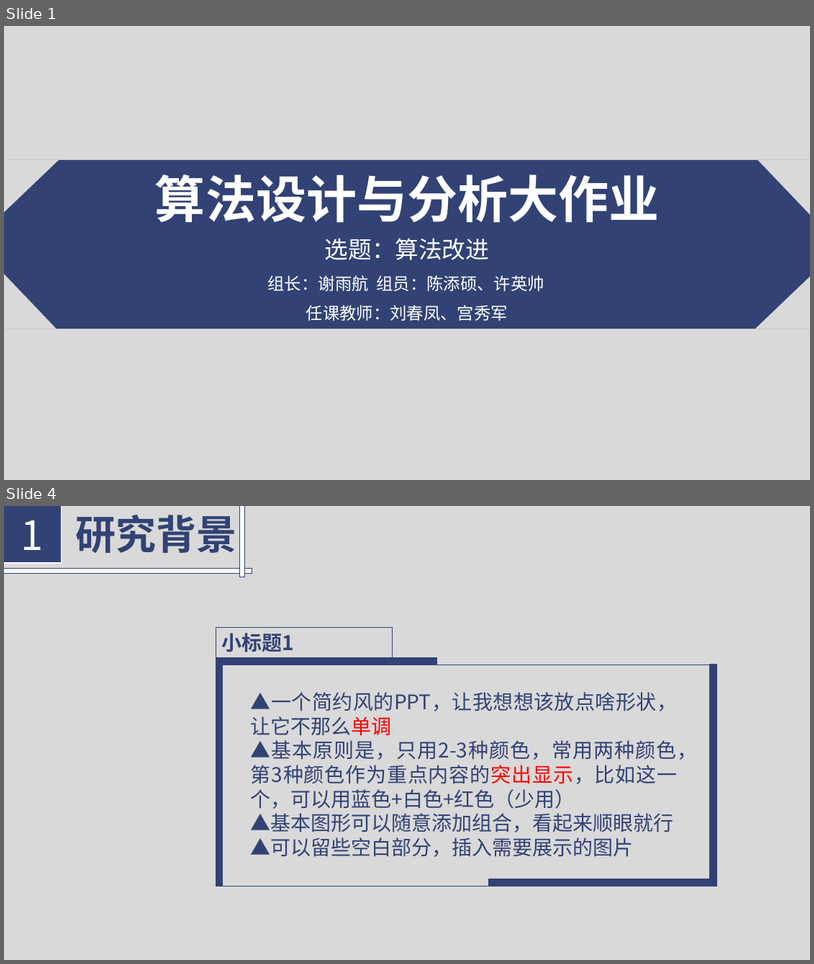
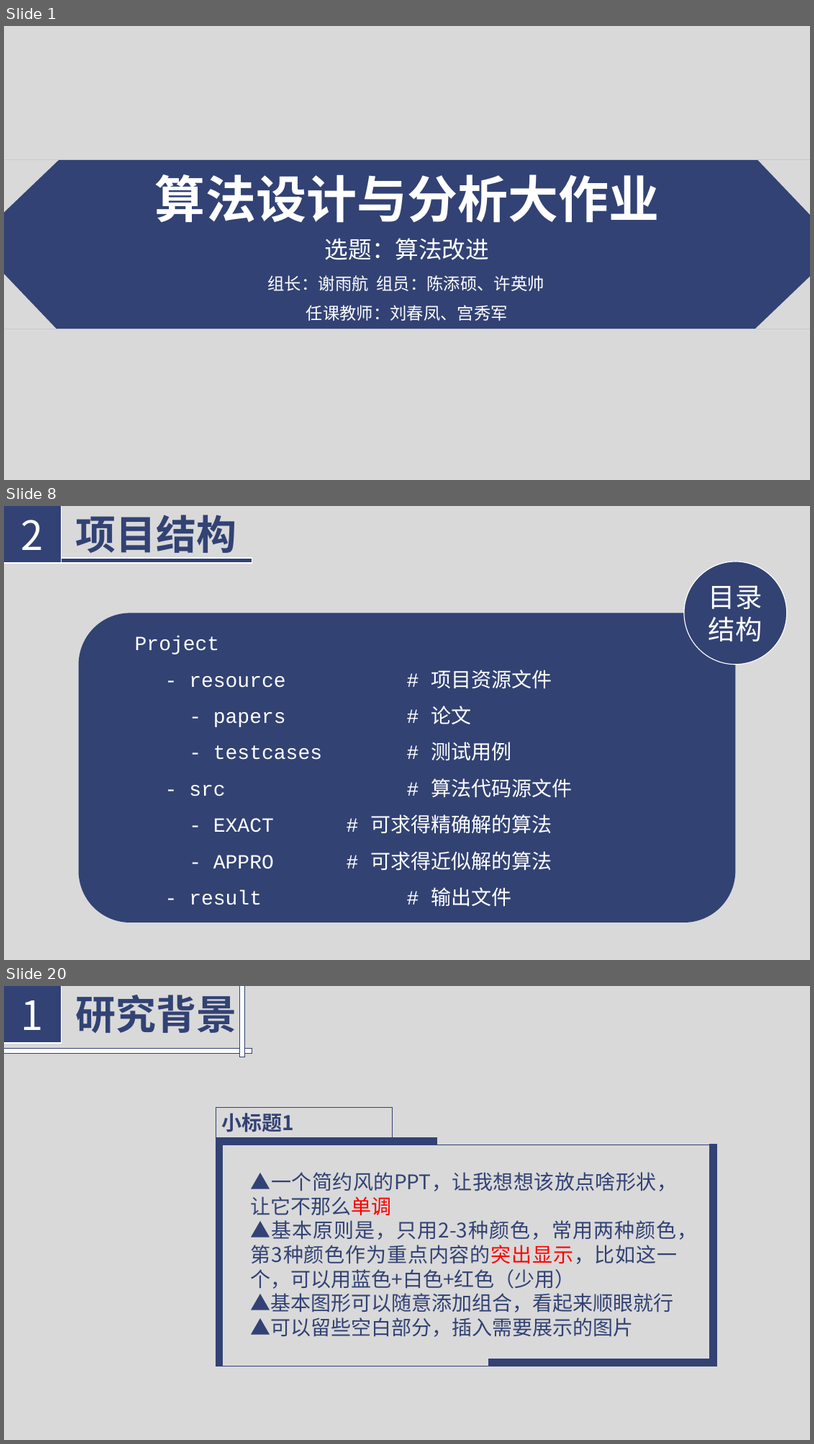
Before and after one commit to Florenz0707/AlgorithmProject, a slide deck: 3023244222-1-3/reports/introduction.pptx. Shown one above the other, each under a label of ours: slides 1 and 4 before the commit, slides 1, 8 and 20 after it; the slides between them are not shown. The pictures are 814x964 and 814x1444 pixels, drawn with LibreOffice and Linux fonts; fonts in the diff are those of the drawing. Boxes give left, top, right and bottom in pixels: in the first picture for what was removed or moved away, otherwise in the second. Text is boxed around its words. In the diff, an @@ line names an element or a change of style, - is before the commit and + after.

Commit message:
Working on <introduction.pptx>, next part is APPRO methods.

```diff
--- a/3023244222-1-3/reports/introduction.pptx
+++ b/3023244222-1-3/reports/introduction.pptx
@@ slide 8 added at [4,506,810,960], background #D9D9D9 @@
@@ rectangle added at [4,506,62,564], fill #324274, outline #FFFFFF 1 pt, 48 pt, text #FFFFFF @@
+2
@@ text added at [76,515,237,559], 48 pt, text #324274, bold @@
+项目结构
@@ rectangle added at [4,558,252,563], fill #324274, outline #FFFFFF 1 pt @@
@@ ellipse added at [684,561,787,664], fill #324273, outline #FFFFFF 1 pt, 32 pt, text #FFFFFF @@
+目录
+结构
@@ rounded rectangle added at [78,613,736,922], fill #324273 @@
@@ text added at [135,636,572,906], 24 pt, text #FFFFFF @@
+Project
+  - resource # 项目资源文件
+  - papers # 论文
+  - testcases # 测试用例
+  - src # 算法代码源文件
+  - EXACT # 可求得精确解的算法
+  - APPRO # 可求得近似解的算法
+  - result # 输出文件
@@ what was slide 4 is now slide 20 @@
```
Also in this commit, not shown: 2 slides changed, 16 other slides added, 3 slides removed, 2 other files.
